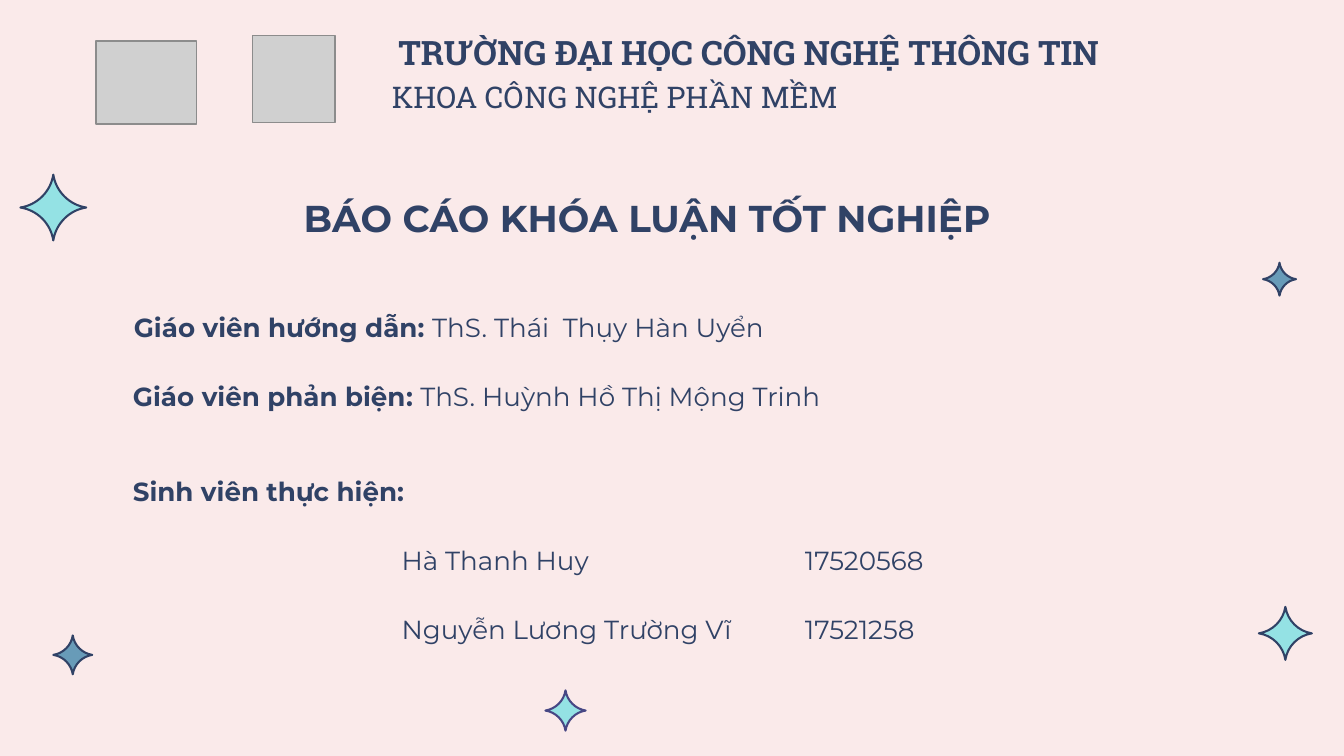
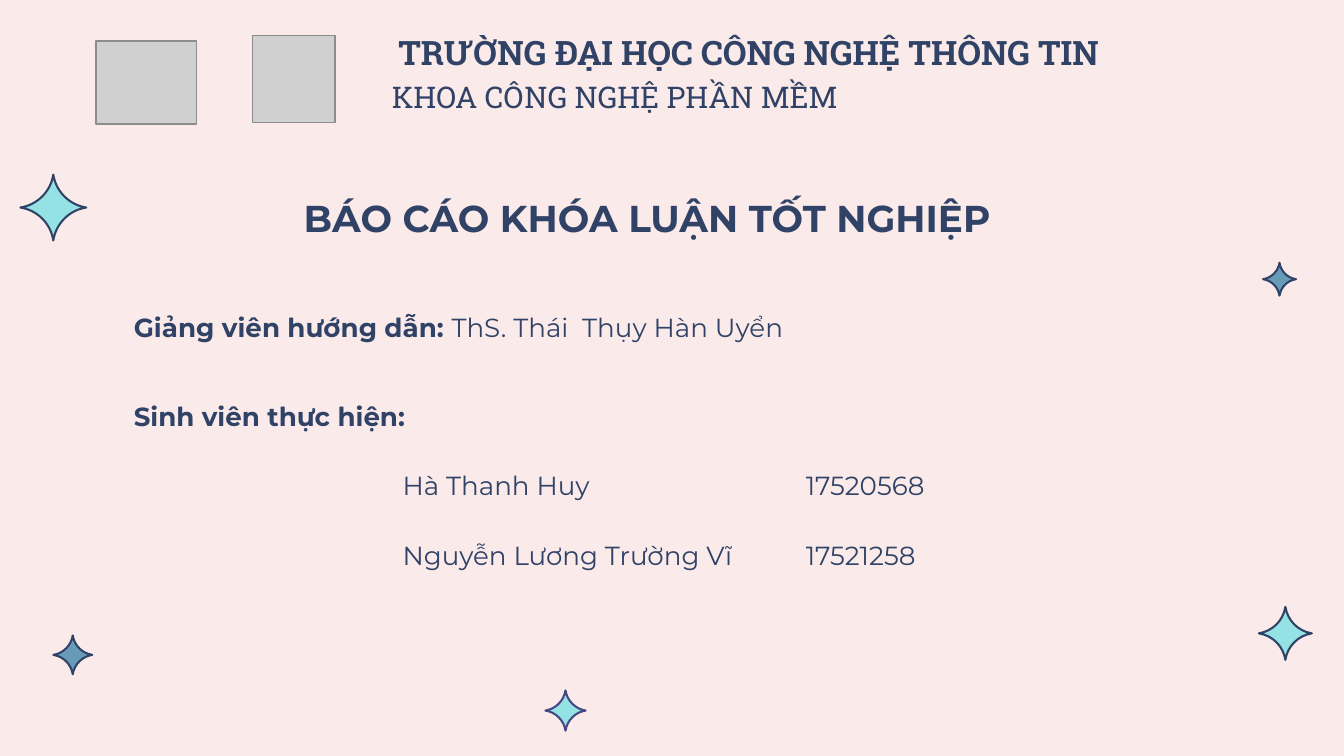
Before and after one commit to thanhhuydev77/ErrorMonitoring_Doc, a slide deck: slide 2 of Bao Cao/Slide_KLTN_17520568_17521258.pptx. Drawn at 1344x756 pixels with LibreOffice and Linux fonts; fonts in the diff are those of the drawing; grey boxes stand for pictures. Boxes give left, top, right and bottom in pixels: in the first picture for what was removed or moved away, otherwise in the second. Text is boxed around its words. In the diff, an @@ line names an element or a change of style, - is before the commit and + after.

```diff
--- a/Bao Cao/Slide_KLTN_17520568_17521258.pptx
+++ b/Bao Cao/Slide_KLTN_17520568_17521258.pptx
@@ text at (x1=134, y1=314, x2=783, y2=343): text changed @@
-Giáo viên hướng dẫn: ThS. Thái Thụy Hàn Uyển
+Giảng viên hướng dẫn: ThS. Thái Thụy Hàn Uyển
@@ text "Sinh viên thực hiện:" moved from (x1=133, y1=480, x2=924, y2=644) to (x1=134, y1=405, x2=925, y2=570) @@
@@ text removed at (x1=133, y1=384, x2=820, y2=412) @@
-Giáo viên phản biện: ThS. Huỳnh Hồ Thị Mộng Trinh
```
Also in this commit, not shown: 2 other slides changed, 5 slides added, 1 slide removed, 1 other file.
